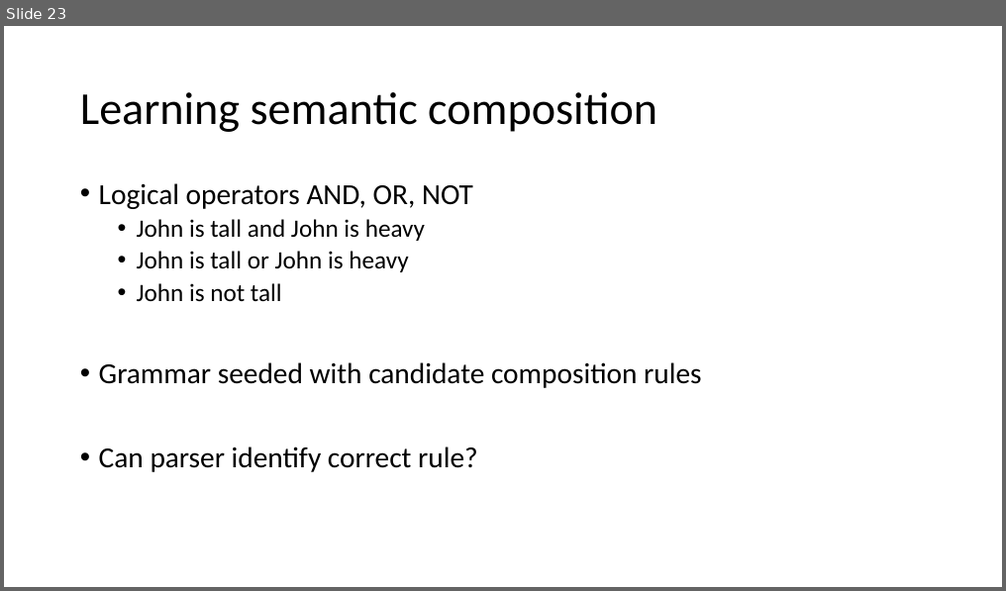
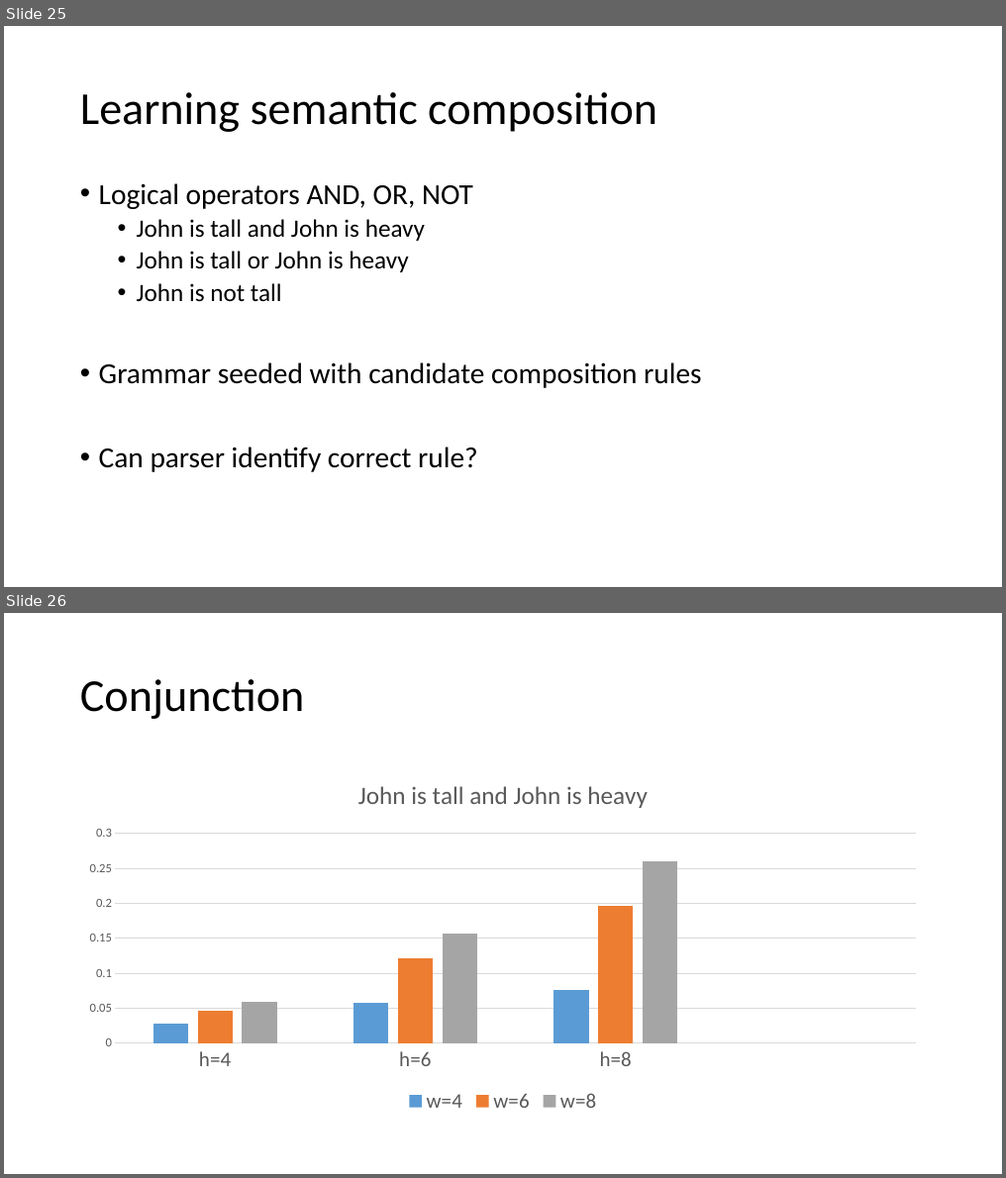
Before and after one commit to JsonFreeman/semppl, a slide deck: LabMeeting.pptx. Shown one above the other, each under a label of ours: slide 23 before the commit, slides 25 and 26 after it. The pictures are 1006x591 and 1006x1178 pixels, drawn with LibreOffice and Linux fonts; fonts in the diff are those of the drawing. Boxes give left, top, right and bottom in pixels: in the first picture for what was removed or moved away, otherwise in the second. Text is boxed around its words. In the diff, an @@ line names an element or a change of style, - is before the commit and + after.

```diff
--- a/LabMeeting.pptx
+++ b/LabMeeting.pptx
@@ slide 26 added at [4, 613, 1002, 1174], background #FFFFFF @@
@@ title added at [80, 679, 305, 719], 44 pt, text #000000 @@
+Conjunction
@@ column chart added at [73, 762, 934, 1119] @@
+title "John is tall and John is heavy "
+categories: h=4, h=6, h=8
+w=4: 0.028, 0.057, 0.076, -
+w=6: 0.046, 0.121, 0.197, -
+w=8: 0.059, 0.156, 0.26, -
@@ what was slide 23 is now slide 25 @@
```
Also in this commit, not shown: 3 slides changed, 4 other slides added, 3 slides removed.
